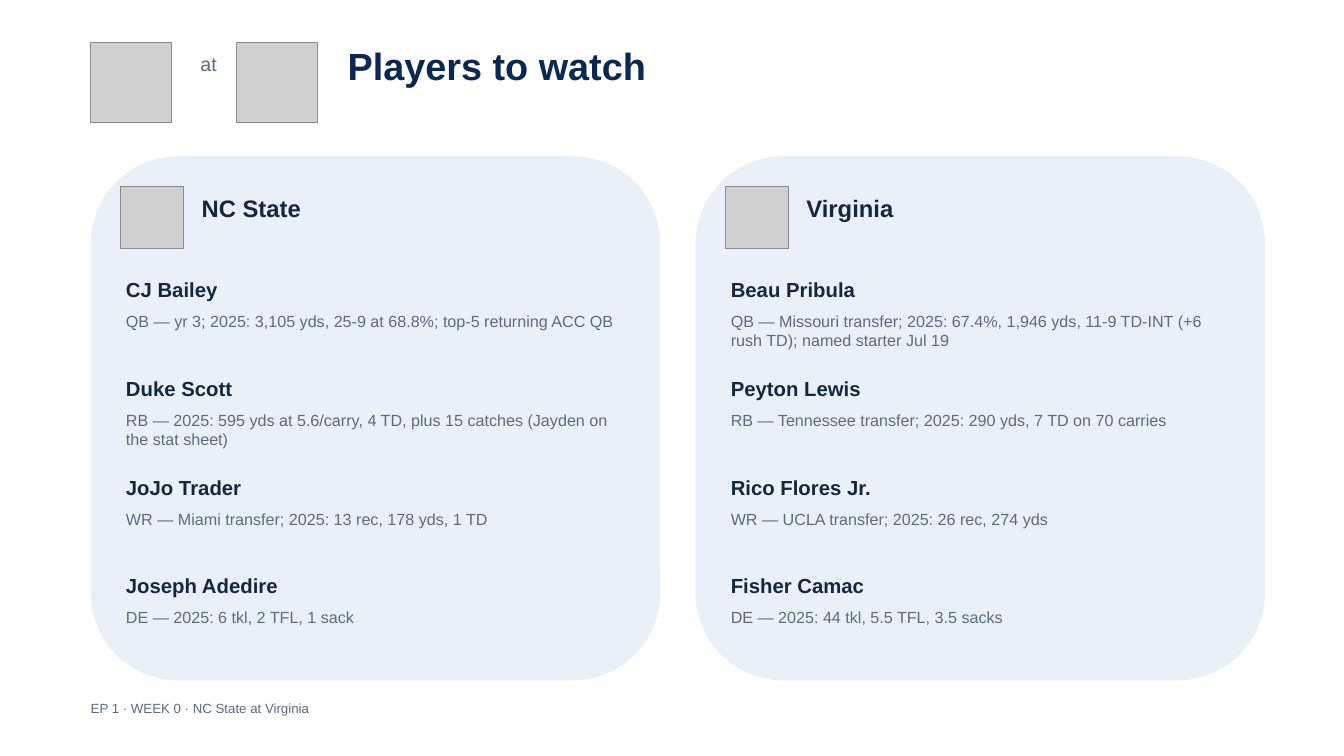
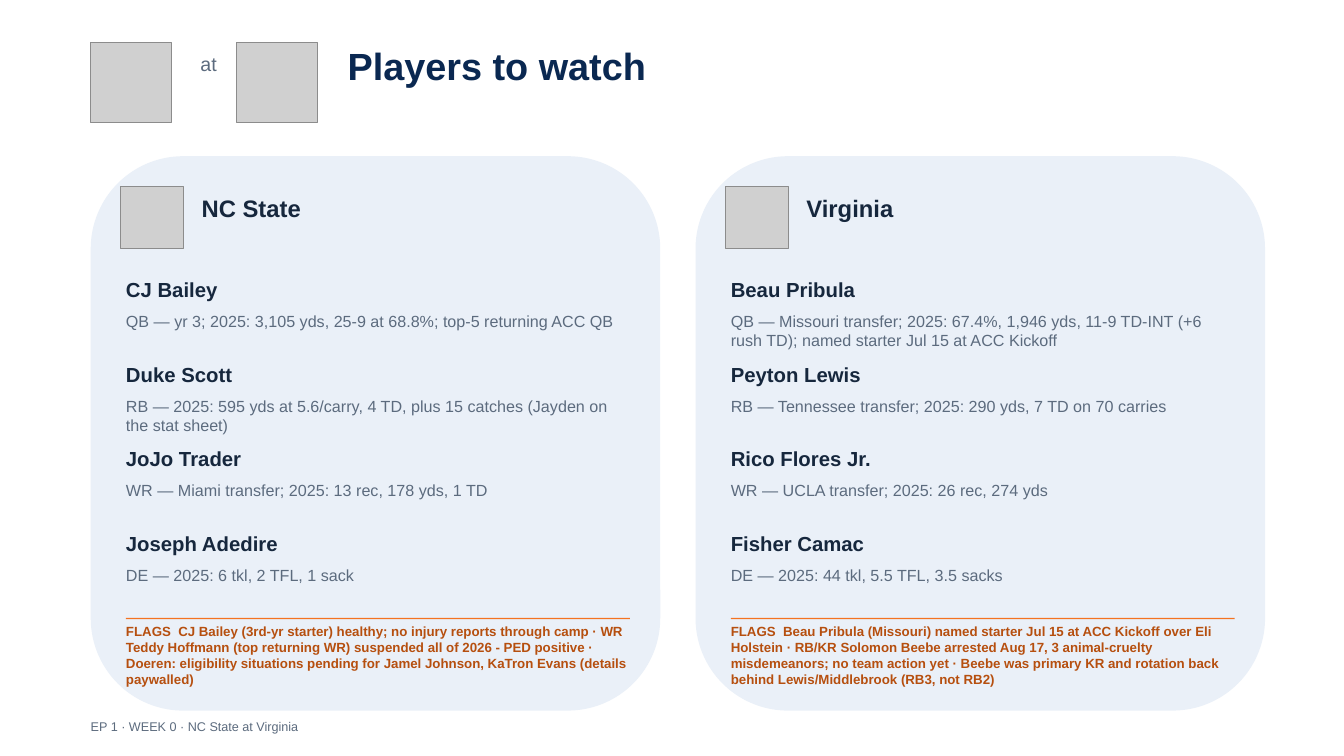
Before and after one commit to lucasalvarezflorida-lab/ncaa-fbs-analytics, a slide deck: slide 5 of decks/2026_Week0_Episode1.pptx. Drawn at 1344x756 pixels with LibreOffice and Linux fonts; fonts in the diff are those of the drawing; grey boxes stand for pictures. Boxes give left, top, right and bottom in pixels: in the first picture for what was removed or moved away, otherwise in the second. Text is boxed around its words. In the diff, an @@ line names an element or a change of style, - is before the commit and + after.

```diff
--- a/decks/2026_Week0_Episode1.pptx
+++ b/decks/2026_Week0_Episode1.pptx
@@ rounded rectangle: place and size @@
-rounded rectangle at (91, 156, 660, 681)
+rounded rectangle at (91, 156, 660, 711)
@@ rounded rectangle: place and size @@
-rounded rectangle at (696, 156, 1265, 681)
+rounded rectangle at (696, 156, 1265, 711)
@@ text at (731, 315, 1202, 350): text changed @@
-QB — Missouri transfer; 2025: 67.4%, 1,946 yds, 11-9 TD-INT (+6 rush TD); named starter Jul 19
+QB — Missouri transfer; 2025: 67.4%, 1,946 yds, 11-9 TD-INT (+6 rush TD); named starter Jul 15 at ACC Kickoff
@@ 4 texts: place and size @@
-4 texts at (126, 381, 1166, 449)
+4 texts at (126, 367, 1166, 435)
@@ 4 texts: place and size @@
-4 texts at (126, 480, 1048, 529)
+4 texts at (126, 451, 1048, 500)
@@ text "Joseph Adedire": place and size @@
-text "Joseph Adedire" at (126, 578, 278, 598)
+text "Joseph Adedire" at (126, 536, 278, 556)
@@ text "Fisher Camac": place and size @@
-text "Fisher Camac" at (731, 578, 864, 593)
+text "Fisher Camac" at (731, 536, 864, 551)
@@ text "DE — 2025: 6 tkl, ...": place and size @@
-text "DE — 2025: 6 tkl, ..." at (126, 611, 354, 625)
+text "DE — 2025: 6 tkl, ..." at (126, 569, 354, 583)
@@ text "DE — 2025: 44 tkl, ...": place and size @@
-text "DE — 2025: 44 tkl, ..." at (731, 611, 1003, 625)
+text "DE — 2025: 44 tkl, ..." at (731, 569, 1003, 583)
@@ rectangle added at (126, 618, 630, 619), fill #F47321 @@
@@ text added at (126, 626, 626, 687), 9.5 pt, text #B64F0F, bold @@
+FLAGS CJ Bailey (3rd-yr starter) healthy; no injury reports through camp · WR Teddy Hoffmann (top returning WR) suspended all of 2026 - PED positive · Doeren: eligibility situations pending for Jamel Johnson, KaTron Evans (details paywalled)
@@ rectangle added at (731, 618, 1235, 619), fill #F47321 @@
@@ text added at (731, 626, 1218, 687), 9.5 pt, text #B64F0F, bold @@
+FLAGS Beau Pribula (Missouri) named starter Jul 15 at ACC Kickoff over Eli Holstein · RB/KR Solomon Beebe arrested Aug 17, 3 animal-cruelty misdemeanors; no team action yet · Beebe was primary KR and rotation back behind Lewis/Middlebrook (RB3, not RB2)
@@ text "EP 1 · WEEK 0 ...": place and size @@
-text "EP 1 · WEEK 0 ..." at (91, 703, 309, 716)
+text "EP 1 · WEEK 0 ..." at (91, 722, 298, 734)
@@ text "EP 1 · WEEK 0 ..." at (91, 722, 298, 734): size 9.5 to 9 pt @@
```
Also in this commit, not shown: 4 other slides changed, 4 other files.
